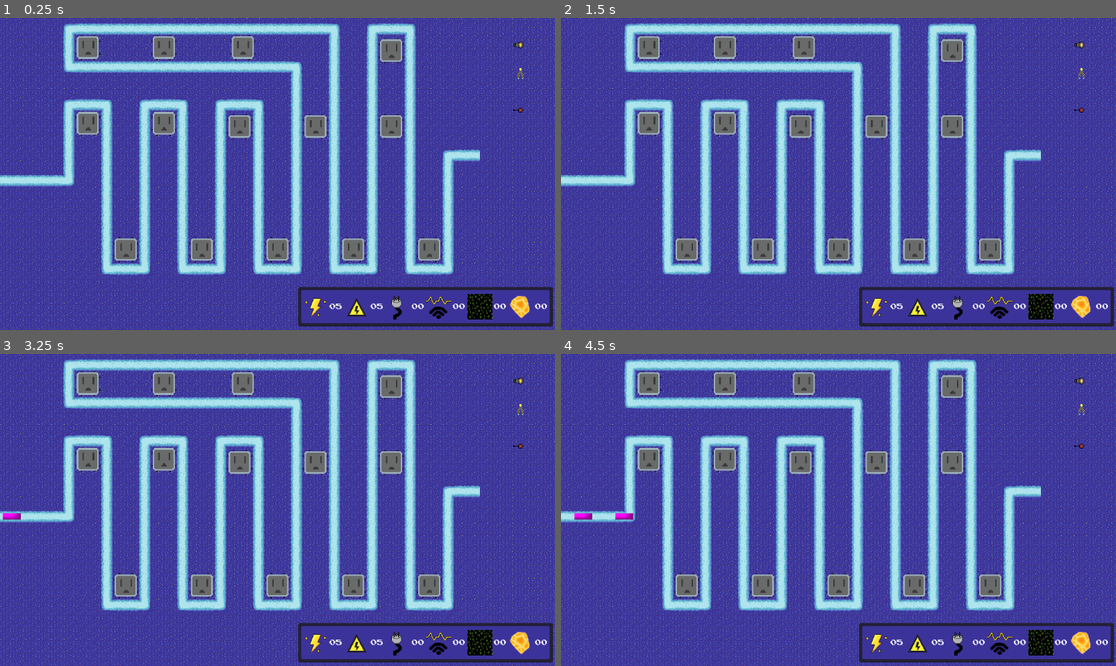
Above: before the commit, frames 1-4 (two rows, left to right).
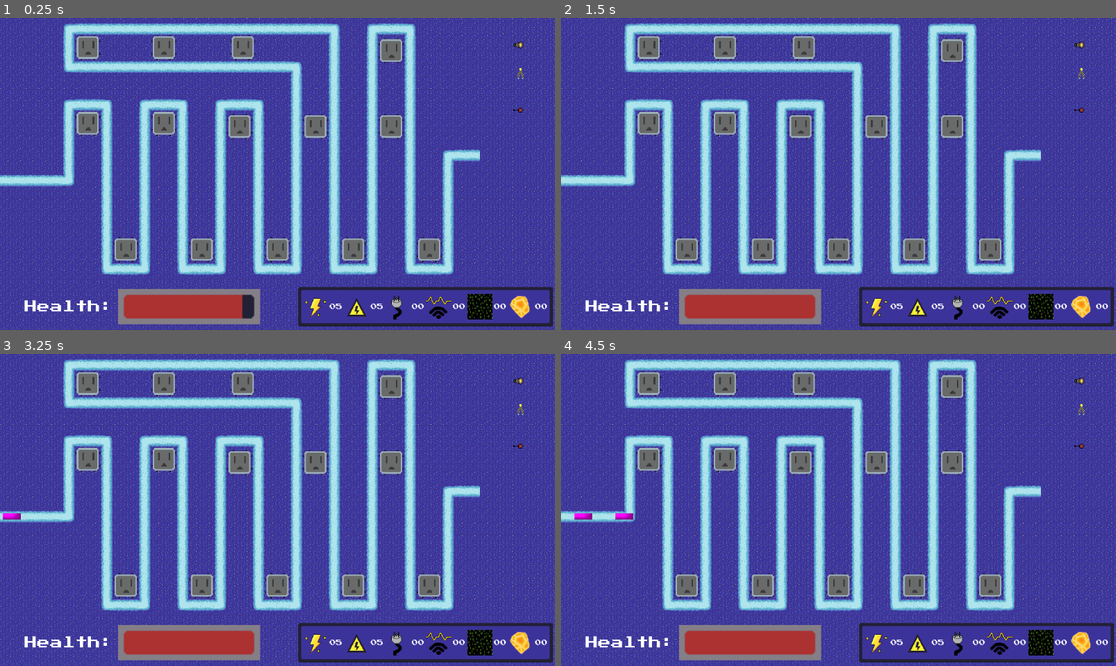
Above: after the commit, the same moments.

Repository: CalebJoines/Computer-Castle
Game: Godot game, scene res://Scenes/game.tscn
The game is run twice, just before and just after one commit, with the same random seed, the same clock (stepped at 60 frames per second) and the same inputs. This scene is started directly instead of the project's main scene. Sound files missing from this copy of the repository are replaced by a short silence.
Inputs (mouse positions are in pixels of both pictures, inside the frame that each line leads up to):
- Up to frame 1 (0.25 s): no input
- Up to frame 2 (1.5 s): click (1082, 46) at 0.5 s; click (1082, 77) at 1.25 s
- Up to frame 3 (3.25 s): click (521, 447) at 2 s; click (521, 382) at 2.75 s
- Up to frame 4 (4.5 s): click (1082, 413) at 3.5 s; click (1082, 447) at 4.25 s

The runs differ from the first frame. In frame 1, 3.2% of the frame differs, in the area x 4-47%, y 86-99%; in frame 2, 3.2%; in frame 3, 3.2%; in frame 4, 3.2%.

Commit message:
added healthbar to levels

Diff:
--- a/computer-castle-/Scenes/Healthbar.tscn
+++ b/computer-castle-/Scenes/Healthbar.tscn
@@ -2,6 +2,7 @@
 
 [ext_resource type="Script" uid="uid://dydes32ebcrxc" path="res://Scripts/healthbar.gd" id="1_8yii0"]
 [ext_resource type="Texture2D" uid="uid://ckkubjx632tg6" path="res://Sprites/Environment Sprites/Health Bar-Sheet.png" id="2_52cko"]
+[ext_resource type="FontFile" uid="uid://b888lr52k04li" path="res://Fonts/PressStart2P-Regular.ttf" id="3_52cko"]
 
 [sub_resource type="AtlasTexture" id="AtlasTexture_8yii0"]
 atlas = ExtResource("2_52cko")
@@ -178,6 +179,15 @@
 [node name="AnimatedSprite2D" type="AnimatedSprite2D" parent="." unique_id=2014458917]
 unique_name_in_owner = true
 position = Vector2(168, 368)
-scale = Vector2(2, 2)
+scale = Vector2(3, 3)
 sprite_frames = SubResource("SpriteFrames_6176p")
 animation = &"Damage"
+
+[node name="Label" type="Label" parent="." unique_id=297297614]
+offset_left = -248.0
+offset_top = 352.0
+offset_right = -24.0
+offset_bottom = 384.0
+theme_override_fonts/font = ExtResource("3_52cko")
+theme_override_font_sizes/font_size = 32
+text = "Health:"
--- a/computer-castle-/Scenes/game.tscn
+++ b/computer-castle-/Scenes/game.tscn
@@ -11,10 +11,11 @@
 [ext_resource type="Resource" uid="uid://1exdepnf04vf" path="res://Resources/Level1.tres" id="6_v158k"]
 [ext_resource type="PackedScene" uid="uid://cw0ib1cqjj7p" path="res://Scenes/Resource_Counters.tscn" id="7_1l0tm"]
 [ext_resource type="Resource" uid="uid://jqvtyn35lgeb" path="res://Resources/CannonTower.tres" id="7_1phco"]
-[ext_resource type="Resource" uid="uid://cocr72ktjlim7" path="res://Resources/TeslaTower.tres" id="8_1phco"]
+[ext_resource type="Resource" path="res://Resources/TeslaTower.tres" id="8_1phco"]
 [ext_resource type="AudioStream" uid="uid://blo3a7o51jgwe" path="res://Audio/Music/TD_Theme.mp3" id="9_h4fw4"]
 [ext_resource type="Resource" uid="uid://br2jvnrfy7mje" path="res://Resources/SniperTower.tres" id="9_nb51f"]
 [ext_resource type="Script" uid="uid://c6juqreprpeo" path="res://Scripts/songreplayTD.gd" id="10_ldgsr"]
+[ext_resource type="PackedScene" uid="uid://cn4klwgwskljm" path="res://Scenes/Healthbar.tscn" id="16_nnt18"]
 
 [sub_resource type="TileSetAtlasSource" id="TileSetAtlasSource_3dryh"]
 texture = ExtResource("1_qxrlw")
@@ -152,5 +153,8 @@
 autoplay = true
 script = ExtResource("10_ldgsr")
 
+[node name="HealthBar" parent="." unique_id=1281284264 instance=ExtResource("16_nnt18")]
+position = Vector2(184, 296)
+
 [connection signal="finished" from="AudioStreamPlayer2D" to="CanvasLayer/TowerMenu" method="_on_audio_stream_player_2d_finished"]
 [connection signal="finished" from="AudioStreamPlayer2D" to="AudioStreamPlayer2D" method="_on_finished"]
--- a/computer-castle-/Scenes/gamelevel3.tscn
+++ b/computer-castle-/Scenes/gamelevel3.tscn
@@ -10,6 +10,7 @@
 [ext_resource type="PackedScene" uid="uid://cw0ib1cqjj7p" path="res://Scenes/Resource_Counters.tscn" id="8_pqnnw"]
 [ext_resource type="AudioStream" uid="uid://blo3a7o51jgwe" path="res://Audio/Music/TD_Theme.mp3" id="9_uovhl"]
 [ext_resource type="Script" uid="uid://c6juqreprpeo" path="res://Scripts/songreplayTD.gd" id="10_lsjxf"]
+[ext_resource type="PackedScene" uid="uid://cn4klwgwskljm" path="res://Scenes/Healthbar.tscn" id="11_13tbd"]
 
 [sub_resource type="TileSetAtlasSource" id="TileSetAtlasSource_3dryh"]
 texture = ExtResource("1_vfng6")
@@ -145,5 +146,8 @@
 autoplay = true
 script = ExtResource("10_lsjxf")
 
+[node name="HealthBar" parent="." unique_id=1281284264 instance=ExtResource("11_13tbd")]
+position = Vector2(184, 296)
+
 [connection signal="finished" from="AudioStreamPlayer2D" to="CanvasLayer/TowerMenu" method="_on_audio_stream_player_2d_finished"]
 [connection signal="finished" from="AudioStreamPlayer2D" to="AudioStreamPlayer2D" method="_on_finished"]
--- a/computer-castle-/Scripts/healthbar.gd
+++ b/computer-castle-/Scripts/healthbar.gd
@@ -9,7 +9,6 @@
 	ResourceManager.connect('health_changed', on_health_changed)
 	on_health_changed(ResourceManager.health)
 	await get_tree().create_timer(5.0).timeout
-	ResourceManager.take_damage(5)
 
 func on_health_changed(new_health: int):
 	var max_frames = healthbar.sprite_frames.get_frame_count("Damage") - 1
